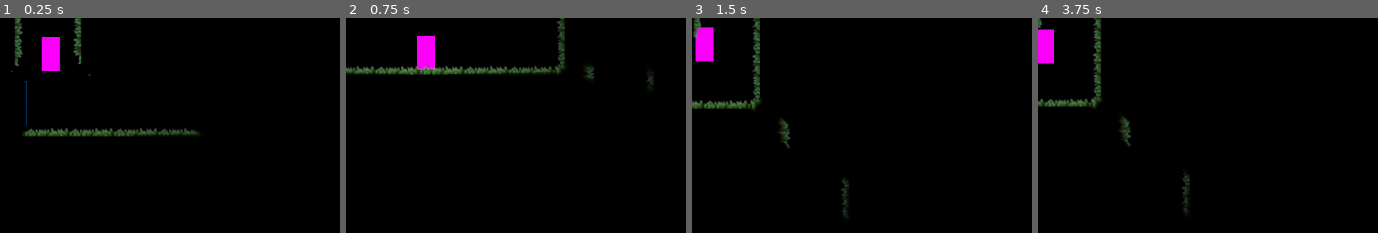
Above: before the commit, frames 1-4 (left to right).
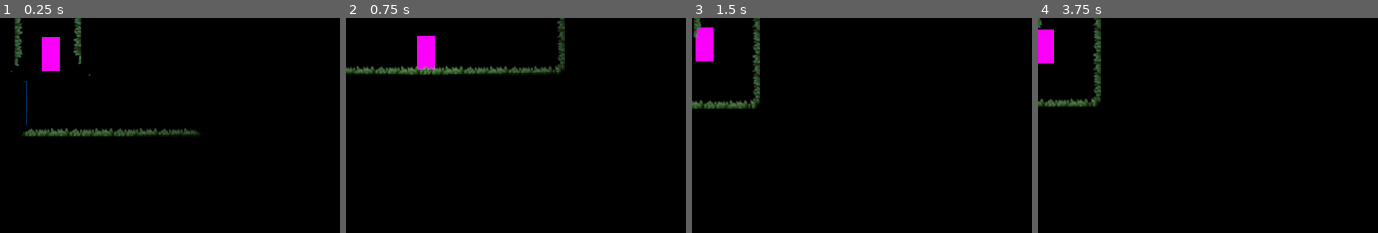
Above: after the commit, the same moments.

Repository: kit-solent/refrigerate
Game: Godot game, scene res://core/ingame.tscn
Same seed, same stepped clock (60 frames per second), same inputs: the game is played once before the commit and once after it.
Inputs:
- Up to frame 1 (0.25 s): no input
- Up to frame 2 (0.75 s): hold Right (player right) from 0.53 s (still down)
- Up to frame 3 (1.5 s): tap Up (player jump) at 0.77 s; release Right (player right) at 1.28 s; hold Left (player left) from 1.28 s (still down)
- Up to frame 4 (3.75 s): tap Up (player jump) at 1.52, 3.02 s; release Left (player left) at 2.03 s; hold Right (player right) 2.03-3.53 s; hold Left (player left) from 3.53 s (still down)
The pictures show only the part of the screen within x 50-100%, y 47-97%; the shares and areas given below are measured in that part.

Frame 1 is identical in both runs. In frame 2, 0.2% of the frame differs, in the area x 64-91%, y 22-33%; in frame 3, 0.4%; in frame 4, 0.5%, in the area x 16-45%, y 37-91%.

Commit message:
tileset.tres

Diff:
--- a/core/resources/tileset.tres
+++ b/core/resources/tileset.tres
@@ -16,6 +16,18 @@
 [sub_resource type="OccluderPolygon2D" id="OccluderPolygon2D_axs5r"]
 polygon = PackedVector2Array(32, -32, 32, 16, -16, 16, -16, -32)
 
+[sub_resource type="OccluderPolygon2D" id="OccluderPolygon2D_w7uqj"]
+polygon = PackedVector2Array(-16, -16, -16, 16, 32, 16, 32, -16)
+
+[sub_resource type="OccluderPolygon2D" id="OccluderPolygon2D_ibts1"]
+polygon = PackedVector2Array(-16, -32, -16, 32, 16, 32, 16, 16, 32, 16, 32, -32)
+
+[sub_resource type="OccluderPolygon2D" id="OccluderPolygon2D_8b6t6"]
+polygon = PackedVector2Array(-16, -32, -16, 32, 32, 32, 32, -16, 16, -16, 16, -32)
+
+[sub_resource type="OccluderPolygon2D" id="OccluderPolygon2D_4fqsa"]
+polygon = PackedVector2Array(-32, -32, -32, 32, 32, 32, 32, -32)
+
 [sub_resource type="OccluderPolygon2D" id="OccluderPolygon2D_po3i8"]
 polygon = PackedVector2Array(-32, -16, 32, -16, 32, 32, -32, 32)
 
@@ -25,6 +37,18 @@
 [sub_resource type="OccluderPolygon2D" id="OccluderPolygon2D_lbiio"]
 polygon = PackedVector2Array(-32, -32, -32, 16, 32, 16, 32, -32)
 
+[sub_resource type="OccluderPolygon2D" id="OccluderPolygon2D_t43ib"]
+polygon = PackedVector2Array(-32, -16, 32, -16, 32, 16, -32, 16)
+
+[sub_resource type="OccluderPolygon2D" id="OccluderPolygon2D_no8d7"]
+polygon = PackedVector2Array(-32, -32, -32, 16, -16, 16, -16, 32, 16, 32, 16, -32)
+
+[sub_resource type="OccluderPolygon2D" id="OccluderPolygon2D_1fk3c"]
+polygon = PackedVector2Array(-16, -32, -16, -16, -32, -16, -32, 32, 16, 32, 16, -32)
+
+[sub_resource type="OccluderPolygon2D" id="OccluderPolygon2D_ij5u7"]
+polygon = PackedVector2Array(-32, 32, 32, 32, 32, -32, -32, -32)
+
 [sub_resource type="OccluderPolygon2D" id="OccluderPolygon2D_tqtqj"]
 polygon = PackedVector2Array(16, -16, -32, -16, -32, 32, 16, 32)
 
@@ -34,6 +58,18 @@
 [sub_resource type="OccluderPolygon2D" id="OccluderPolygon2D_fpphh"]
 polygon = PackedVector2Array(-32, 16, 16, 16, 16, -32, -32, -32)
 
+[sub_resource type="OccluderPolygon2D" id="OccluderPolygon2D_0xkag"]
+polygon = PackedVector2Array(-32, -16, 16, -16, 16, 16, -32, 16)
+
+[sub_resource type="OccluderPolygon2D" id="OccluderPolygon2D_t5an1"]
+polygon = PackedVector2Array(-32, -16, 32, -16, 32, 16, 16, 16, 16, 32, -32, 32)
+
+[sub_resource type="OccluderPolygon2D" id="OccluderPolygon2D_4uxgs"]
+polygon = PackedVector2Array(-32, -32, -32, 16, 32, 16, 32, -16, 16, -16, 16, -32)
+
+[sub_resource type="OccluderPolygon2D" id="OccluderPolygon2D_qf75j"]
+polygon = PackedVector2Array(-32, -32, -32, 16, -16, 16, -16, 32, 32, 32, 32, -16, 16, -16, 16, -32)
+
 [sub_resource type="OccluderPolygon2D" id="OccluderPolygon2D_pkfr7"]
 polygon = PackedVector2Array(-16, -16, 16, -16, 16, 32, -16, 32)
 
@@ -43,6 +79,18 @@
 [sub_resource type="OccluderPolygon2D" id="OccluderPolygon2D_76rja"]
 polygon = PackedVector2Array(-16, -32, -16, 16, 16, 16, 16, -32)
 
+[sub_resource type="OccluderPolygon2D" id="OccluderPolygon2D_qsi0y"]
+polygon = PackedVector2Array(-16, -16, 16, -16, 16, 16, -16, 16)
+
+[sub_resource type="OccluderPolygon2D" id="OccluderPolygon2D_cnuaw"]
+polygon = PackedVector2Array(-32, -16, 32, -16, 32, 32, -16, 32, -16, 16, -32, 16)
+
+[sub_resource type="OccluderPolygon2D" id="OccluderPolygon2D_44vsf"]
+polygon = PackedVector2Array(-16, -32, -16, -16, -32, -16, -32, 16, 32, 16, 32, -32)
+
+[sub_resource type="OccluderPolygon2D" id="OccluderPolygon2D_4ncd3"]
+polygon = PackedVector2Array(-16, -32, -16, -16, -32, -16, -32, 32, 16, 32, 16, 16, 32, 16, 32, -32)
+
 [sub_resource type="OccluderPolygon2D" id="OccluderPolygon2D_aub2g"]
 polygon = PackedVector2Array(-32, -32, -32, 32, 16, 32, 16, 16, 32, 16, 32, -32)
 
@@ -52,6 +100,18 @@
 [sub_resource type="OccluderPolygon2D" id="OccluderPolygon2D_lcse5"]
 polygon = PackedVector2Array(-16, -16, -32, -16, -32, 32, 16, 32, 16, 16, 32, 16, 32, -16, 16, -16, 16, -32, -16, -32)
 
+[sub_resource type="OccluderPolygon2D" id="OccluderPolygon2D_2x70q"]
+polygon = PackedVector2Array(-32, -32, -32, 16, -16, 16, -16, 32, 16, 32, 16, 16, 32, 16, 32, -16, 16, -16, 16, -32)
+
+[sub_resource type="OccluderPolygon2D" id="OccluderPolygon2D_m802w"]
+polygon = PackedVector2Array(-16, -16, -16, 32, 16, 32, 16, 16, 32, 16, 32, -16)
+
+[sub_resource type="OccluderPolygon2D" id="OccluderPolygon2D_xipju"]
+polygon = PackedVector2Array(-16, -32, -16, 32, 16, 32, 16, 16, 32, 16, 32, -16, 16, -16, 16, -32)
+
+[sub_resource type="OccluderPolygon2D" id="OccluderPolygon2D_oyyjg"]
+polygon = PackedVector2Array(-16, -32, -16, 16, 32, 16, 32, -16, 16, -16, 16, -32)
+
 [sub_resource type="OccluderPolygon2D" id="OccluderPolygon2D_ow6qj"]
 polygon = PackedVector2Array(-32, -32, -32, 16, -16, 16, -16, 32, 32, 32, 32, -32)
 
@@ -61,6 +121,18 @@
 [sub_resource type="OccluderPolygon2D" id="OccluderPolygon2D_xwes1"]
 polygon = PackedVector2Array(-16, -32, -16, -16, -32, -16, -32, 16, -16, 16, -16, 32, 16, 32, 16, 16, 32, 16, 32, -32)
 
+[sub_resource type="OccluderPolygon2D" id="OccluderPolygon2D_jcv82"]
+polygon = PackedVector2Array(-16, -32, -16, -16, -32, -16, -32, 16, -16, 16, -16, 32, 32, 32, 32, -16, 16, -16, 16, -32)
+
+[sub_resource type="OccluderPolygon2D" id="OccluderPolygon2D_513ip"]
+polygon = PackedVector2Array(-32, -16, 32, -16, 32, 16, 16, 16, 16, 32, -16, 32, -16, 16, -32, 16)
+
+[sub_resource type="OccluderPolygon2D" id="OccluderPolygon2D_02bcr"]
+polygon = PackedVector2Array(-16, -16, -32, -16, -32, 16, -16, 16, -16, 32, 16, 32, 16, 16, 32, 16, 32, -16, 16, -16, 16, -32, -16, -32)
+
+[sub_resource type="OccluderPolygon2D" id="OccluderPolygon2D_igtv5"]
+polygon = PackedVector2Array(-16, -32, -16, -16, -32, -16, -32, 16, 32, 16, 32, -16, 16, -16, 16, -32)
+
 [sub_resource type="OccluderPolygon2D" id="OccluderPolygon2D_2pfbf"]
 polygon = PackedVector2Array(-16, -32, -16, -16, -32, -16, -32, 32, 32, 32, 32, -16, 16, -16, 16, -32)
 
@@ -69,6 +141,18 @@
 
 [sub_resource type="OccluderPolygon2D" id="OccluderPolygon2D_65gr5"]
 polygon = PackedVector2Array(-32, -32, -32, 32, 16, 32, 16, 16, 32, 16, 32, -16, 16, -16, 16, -32)
+
+[sub_resource type="OccluderPolygon2D" id="OccluderPolygon2D_dvnjf"]
+polygon = PackedVector2Array(-32, 16, -16, 16, -16, 32, 16, 32, 16, 16, 32, 16, 32, -32, -32, -32)
+
+[sub_resource type="OccluderPolygon2D" id="OccluderPolygon2D_n23vy"]
+polygon = PackedVector2Array(-32, -16, 16, -16, 16, 32, -16, 32, -16, 16, -32, 16)
+
+[sub_resource type="OccluderPolygon2D" id="OccluderPolygon2D_8ludo"]
+polygon = PackedVector2Array(-32, -16, -32, 16, -16, 16, -16, 32, 16, 32, 16, -32, -16, -32, -16, -16)
+
+[sub_resource type="OccluderPolygon2D" id="OccluderPolygon2D_ygli8"]
+polygon = PackedVector2Array(-16, -32, -16, -16, -32, -16, -32, 16, 16, 16, 16, -32)
 
 [sub_resource type="TileSetAtlasSource" id="TileSetAtlasSource_jrbhc"]
 resource_name = "Mossy Terrain"
@@ -138,60 +222,88 @@
 6:2/0/occlusion_layer_0/polygon = SubResource("OccluderPolygon2D_65gr5")
 6:2/0/physics_layer_0/polygon_0/points = PackedVector2Array(-32, 32, -32, -32, 16, -32, 16, -16, 32, -16, 32, 16, 16, 16, 16, 32)
 0:3/0 = 0
+0:3/0/occlusion_layer_0/polygon = SubResource("OccluderPolygon2D_w7uqj")
 0:3/0/physics_layer_0/polygon_0/points = PackedVector2Array(-16, -16, -16, 16, 32, 16, 32, -16)
 1:3/0 = 0
+1:3/0/occlusion_layer_0/polygon = SubResource("OccluderPolygon2D_t43ib")
 1:3/0/physics_layer_0/polygon_0/points = PackedVector2Array(-32, -16, 32, -16, 32, 16, -32, 16)
 2:3/0 = 0
+2:3/0/occlusion_layer_0/polygon = SubResource("OccluderPolygon2D_0xkag")
 2:3/0/physics_layer_0/polygon_0/points = PackedVector2Array(-32, -16, 16, -16, 16, 16, -32, 16)
 3:3/0 = 0
+3:3/0/occlusion_layer_0/polygon = SubResource("OccluderPolygon2D_qsi0y")
 3:3/0/physics_layer_0/polygon_0/points = PackedVector2Array(-16, -16, 16, -16, 16, 16, -16, 16)
 4:3/0 = 0
+4:3/0/occlusion_layer_0/polygon = SubResource("OccluderPolygon2D_2x70q")
 4:3/0/physics_layer_0/polygon_0/points = PackedVector2Array(-32, -32, -32, 16, -16, 16, -16, 16, -16, 32, 16, 32, 16, 16, 32, 16, 32, -16, 16, -16, 16, -32)
 5:3/0 = 0
+5:3/0/occlusion_layer_0/polygon = SubResource("OccluderPolygon2D_jcv82")
 5:3/0/physics_layer_0/polygon_0/points = PackedVector2Array(-16, -32, -16, -16, -32, -16, -32, 16, -16, 16, -16, 32, 32, 32, 32, -16, 16, -16, 16, -32)
 6:3/0 = 0
+6:3/0/occlusion_layer_0/polygon = SubResource("OccluderPolygon2D_dvnjf")
 6:3/0/physics_layer_0/polygon_0/points = PackedVector2Array(-32, 16, -32, -32, 32, -32, 32, 16, 16, 16, 16, 32, -16, 32, -16, 16)
 0:4/0 = 0
+0:4/0/occlusion_layer_0/polygon = SubResource("OccluderPolygon2D_ibts1")
 0:4/0/physics_layer_0/polygon_0/points = PackedVector2Array(-16, -32, -16, 32, 16, 32, 16, 16, 32, 16, 32, -32)
 1:4/0 = 0
+1:4/0/occlusion_layer_0/polygon = SubResource("OccluderPolygon2D_no8d7")
 1:4/0/physics_layer_0/polygon_0/points = PackedVector2Array(-32, -32, -32, 16, -16, 16, -16, 32, 16, 32, 16, -32)
 2:4/0 = 0
+2:4/0/occlusion_layer_0/polygon = SubResource("OccluderPolygon2D_t5an1")
 2:4/0/physics_layer_0/polygon_0/points = PackedVector2Array(-32, -16, 32, -16, 32, 16, 16, 16, 16, 32, -32, 32)
 3:4/0 = 0
+3:4/0/occlusion_layer_0/polygon = SubResource("OccluderPolygon2D_cnuaw")
 3:4/0/physics_layer_0/polygon_0/points = PackedVector2Array(-32, -16, 32, -16, 32, 32, -16, 32, -16, 16, -32, 16)
 4:4/0 = 0
+4:4/0/occlusion_layer_0/polygon = SubResource("OccluderPolygon2D_m802w")
 4:4/0/physics_layer_0/polygon_0/points = PackedVector2Array(-16, -16, -16, 32, 16, 32, 16, 16, 32, 16, 32, -16)
 5:4/0 = 0
+5:4/0/occlusion_layer_0/polygon = SubResource("OccluderPolygon2D_513ip")
 5:4/0/physics_layer_0/polygon_0/points = PackedVector2Array(-32, -16, 32, -16, 32, 16, 16, 16, 16, 32, -16, 32, -16, 16, -32, 16)
 6:4/0 = 0
+6:4/0/occlusion_layer_0/polygon = SubResource("OccluderPolygon2D_n23vy")
 6:4/0/physics_layer_0/polygon_0/points = PackedVector2Array(-32, -16, 16, -16, 16, 32, -16, 32, -16, 16, -32, 16)
 0:5/0 = 0
+0:5/0/occlusion_layer_0/polygon = SubResource("OccluderPolygon2D_8b6t6")
 0:5/0/physics_layer_0/polygon_0/points = PackedVector2Array(-16, -32, -16, 32, 32, 32, 32, -16, 16, -16, 16, -16, 16, -32)
 1:5/0 = 0
+1:5/0/occlusion_layer_0/polygon = SubResource("OccluderPolygon2D_1fk3c")
 1:5/0/physics_layer_0/polygon_0/points = PackedVector2Array(-16, -32, -16, -16, -32, -16, -32, 32, 16, 32, 16, -32)
 2:5/0 = 0
+2:5/0/occlusion_layer_0/polygon = SubResource("OccluderPolygon2D_4uxgs")
 2:5/0/physics_layer_0/polygon_0/points = PackedVector2Array(-32, -32, 16, -32, 16, -16, 32, -16, 32, -16, 32, 16, -32, 16)
 3:5/0 = 0
+3:5/0/occlusion_layer_0/polygon = SubResource("OccluderPolygon2D_44vsf")
 3:5/0/physics_layer_0/polygon_0/points = PackedVector2Array(-16, -32, -16, -16, -32, -16, -32, 16, 32, 16, 32, -32)
 4:5/0 = 0
+4:5/0/occlusion_layer_0/polygon = SubResource("OccluderPolygon2D_xipju")
 4:5/0/physics_layer_0/polygon_0/points = PackedVector2Array(-16, -32, -16, 32, 16, 32, 16, 16, 32, 16, 32, -16, 16, -16, 16, -32)
 5:5/0 = 0
+5:5/0/occlusion_layer_0/polygon = SubResource("OccluderPolygon2D_02bcr")
 5:5/0/physics_layer_0/polygon_0/points = PackedVector2Array(-16, -32, -16, -16, -32, -16, -32, 16, -16, 16, -16, 32, 16, 32, 16, 16, 32, 16, 32, -16, 16, -16, 16, -32)
 6:5/0 = 0
+6:5/0/occlusion_layer_0/polygon = SubResource("OccluderPolygon2D_8ludo")
 6:5/0/physics_layer_0/polygon_0/points = PackedVector2Array(-16, -32, -16, -16, -32, -16, -32, 16, -16, 16, -16, 32, 16, 32, 16, -32)
 0:6/0 = 0
+0:6/0/occlusion_layer_0/polygon = SubResource("OccluderPolygon2D_4fqsa")
 0:6/0/physics_layer_0/polygon_0/points = PackedVector2Array(-32, -32, -32, 32, 32, 32, 32, -32)
 1:6/0 = 0
+1:6/0/occlusion_layer_0/polygon = SubResource("OccluderPolygon2D_ij5u7")
 1:6/0/physics_layer_0/polygon_0/points = PackedVector2Array(-32, -32, -32, 32, 32, 32, 32, -32)
 2:6/0 = 0
+2:6/0/occlusion_layer_0/polygon = SubResource("OccluderPolygon2D_qf75j")
 2:6/0/physics_layer_0/polygon_0/points = PackedVector2Array(-32, -32, -32, 16, -16, 16, -16, 32, 32, 32, 32, -16, 16, -16, 16, -32)
 3:6/0 = 0
+3:6/0/occlusion_layer_0/polygon = SubResource("OccluderPolygon2D_4ncd3")
 3:6/0/physics_layer_0/polygon_0/points = PackedVector2Array(-16, -32, -16, -16, -32, -16, -32, 32, 16, 32, 16, 16, 32, 16, 32, -32)
 4:6/0 = 0
+4:6/0/occlusion_layer_0/polygon = SubResource("OccluderPolygon2D_oyyjg")
 4:6/0/physics_layer_0/polygon_0/points = PackedVector2Array(-16, -32, -16, 16, 32, 16, 32, -16, 16, -16, 16, -32)
 5:6/0 = 0
+5:6/0/occlusion_layer_0/polygon = SubResource("OccluderPolygon2D_igtv5")
 5:6/0/physics_layer_0/polygon_0/points = PackedVector2Array(-16, -32, -16, -16, -32, -16, -32, 16, 32, 16, 32, -16, 16, -16, 16, -32)
 6:6/0 = 0
+6:6/0/occlusion_layer_0/polygon = SubResource("OccluderPolygon2D_ygli8")
 6:6/0/physics_layer_0/polygon_0/points = PackedVector2Array(-16, -32, -16, -16, -32, -16, -32, 16, 16, 16, 16, -32)
 
 [sub_resource type="TileSetAtlasSource" id="TileSetAtlasSource_iq4nk"]
--- a/levels/level1.tscn
+++ b/levels/level1.tscn
@@ -20,5 +20,5 @@
 
 [node name="bricks" type="Sprite2D" parent="." index="3"]
 z_index = -3
-position = Vector2(1112, -1488)
+position = Vector2(1113, -1488)
 texture = ExtResource("4_itdtl")
Not shown: 1 places in core/resources/tileset.tres that only renumber resources
